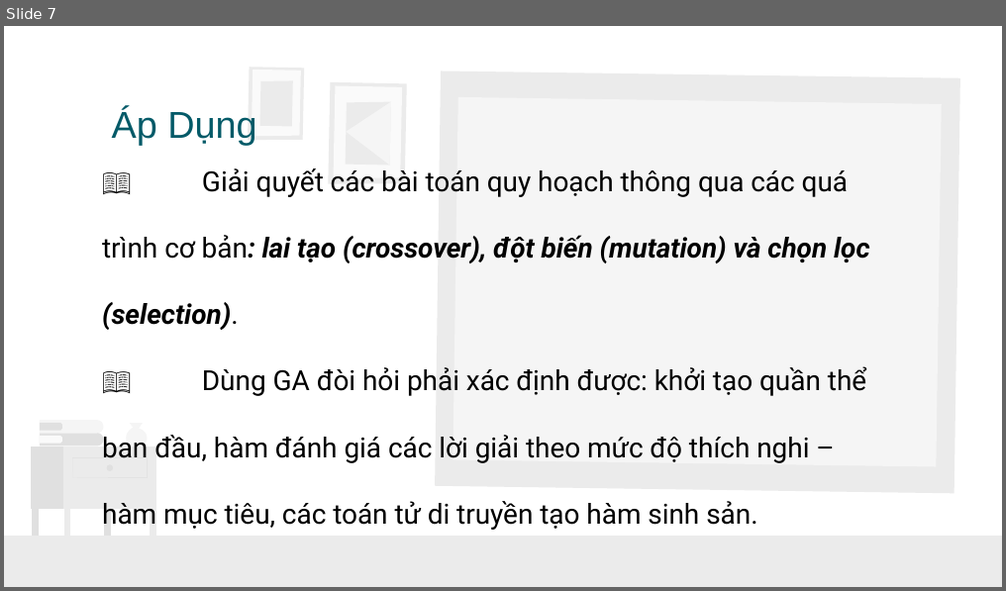
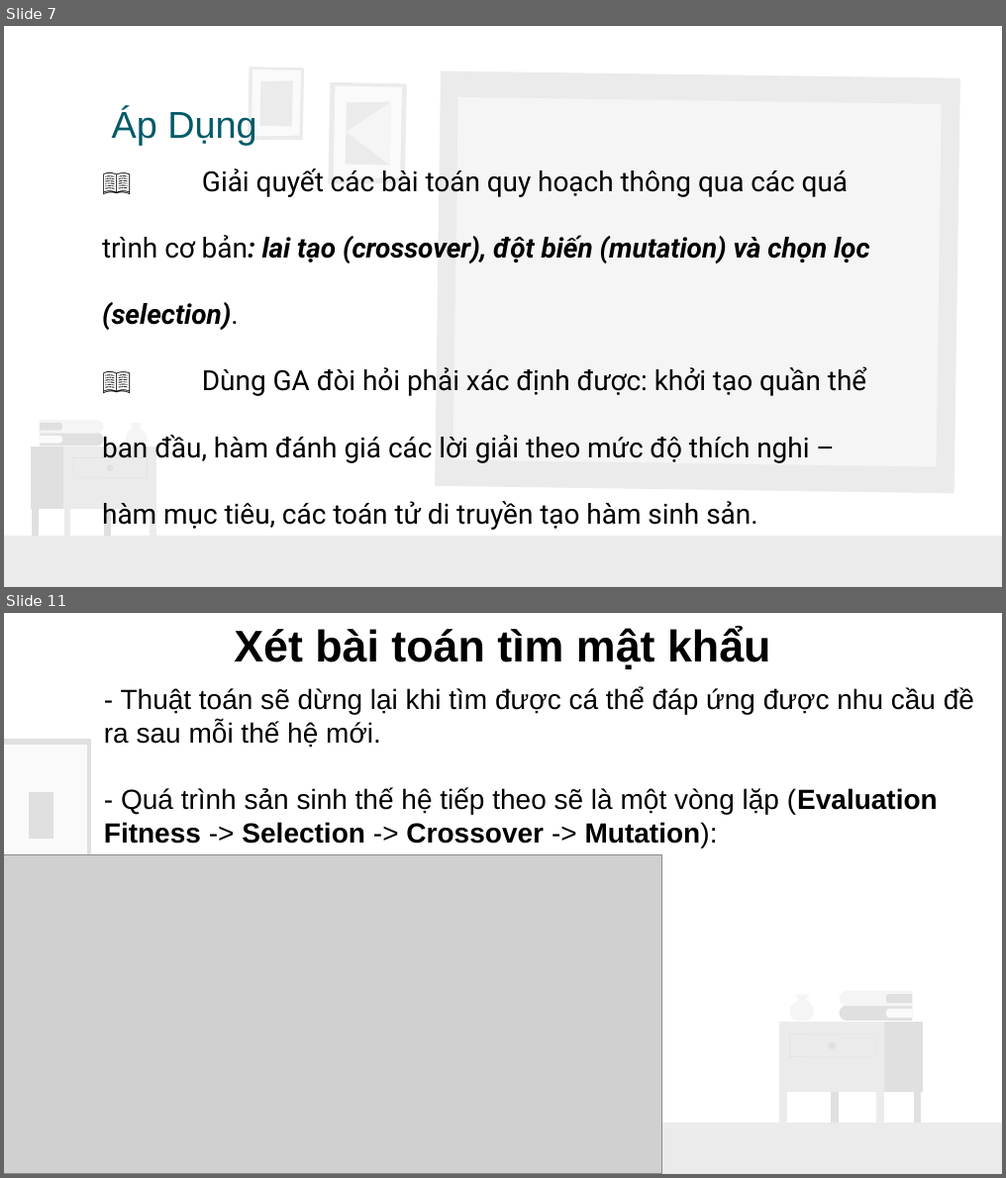
Before and after one commit to TooCuteToo/GiaiThuatTienHoa, a slide deck: ThuatTienHoa_I.pptx. Shown one above the other, each under a label of ours: slide 7 before the commit, slides 7 and 11 after it; the slides between them are not shown. The pictures are 1006x591 and 1006x1178 pixels, drawn with LibreOffice and Linux fonts; fonts in the diff are those of the drawing; grey boxes stand for pictures. Boxes give left, top, right and bottom in pixels: in the first picture for what was removed or moved away, otherwise in the second. Text is boxed around its words. In the diff, an @@ line names an element or a change of style, - is before the commit and + after.

```diff
--- a/ThuatTienHoa_I.pptx
+++ b/ThuatTienHoa_I.pptx
@@ slide 11 added at [4, 613, 1002, 1174], background #FFFFFF; not listed: 1 template element that a slide beside it also shows @@
@@ text added at [234, 627, 770, 669], 32 pt, text #000000, bold @@
+Xét bài toán tìm mật khẩu
@@ text added at [104, 687, 974, 848], 20 pt, text #000000 @@
+- Thuật toán sẽ dừng lại khi tìm được cá thể đáp ứng được nhu cầu đề ra sau mỗi thế hệ mới.
+- Quá trình sản sinh thế hệ tiếp theo sẽ là một vòng lặp (Evaluation Fitness -> Selection -> Crossover -> Mutation):
@@ freeform shape added at [4, 739, 92, 891], fill #E0E0E0 @@
@@ freeform shape added at [4, 745, 87, 886], fill #FAFAFA @@
@@ freeform shape added at [29, 792, 54, 839], fill #E0E0E0 @@
@@ picture added at [4, 855, 661, 1173] @@
@@ group added at [779, 991, 922, 1124]: 13 freeform shapes @@
```
Also in this commit, not shown: 1 slide changed, 12 other slides added, 1 other file.
